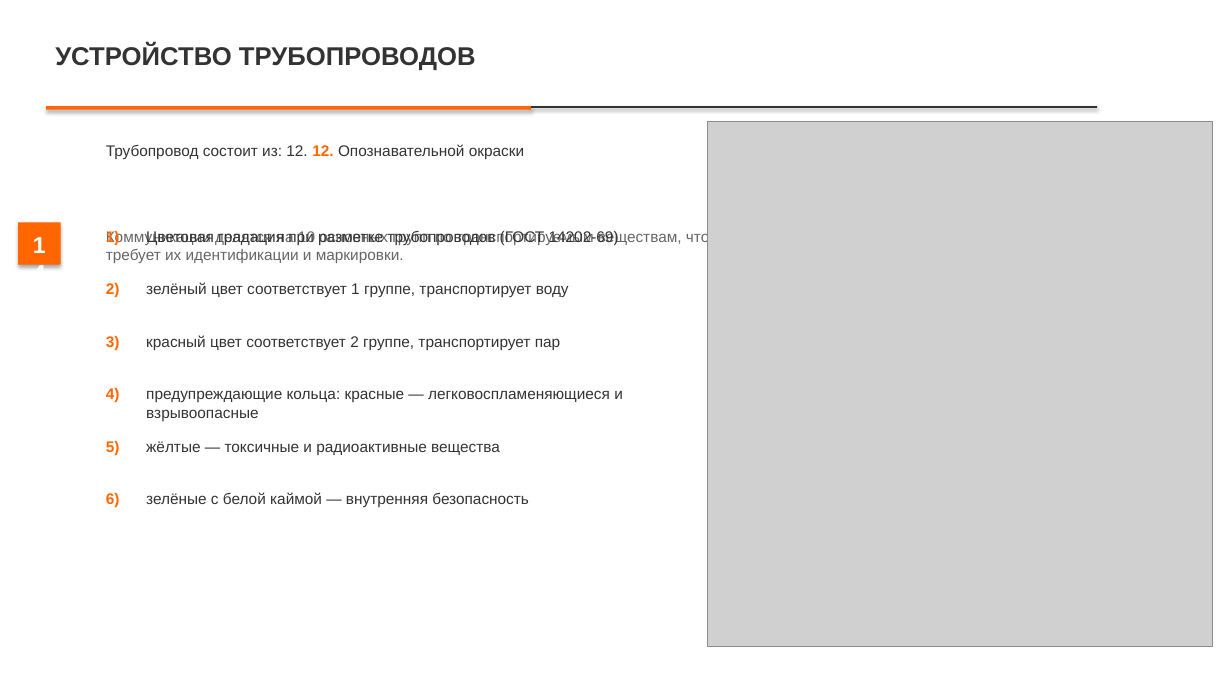
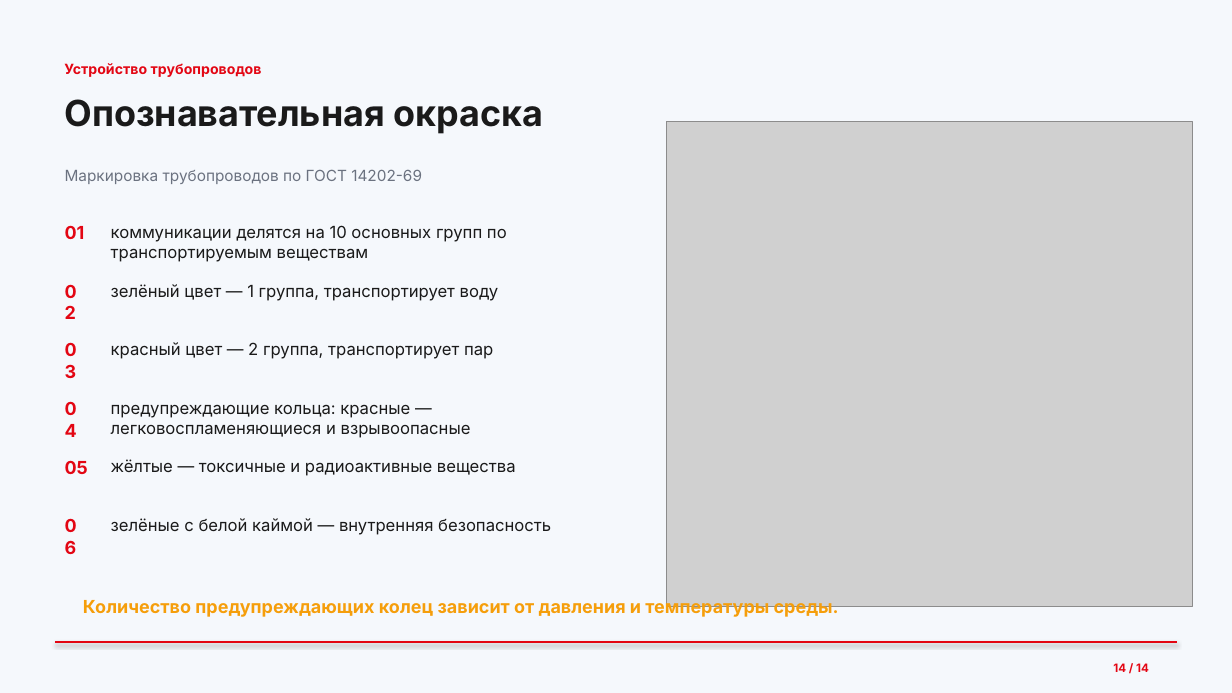
Before and after one commit to lysakalenushka-hash/-, a slide deck: slide 14 of Презентация_Трубопроводы.pptx. Drawn at 1232x693 pixels with LibreOffice and Linux fonts; fonts in the diff are those of the drawing; grey boxes stand for pictures. Boxes give left, top, right and bottom in pixels: in the first picture for what was removed or moved away, otherwise in the second. Text is boxed around its words. In the diff, an @@ line names an element or a change of style, - is before the commit and + after.

```diff
--- a/Презентация_Трубопроводы.pptx
+++ b/Презентация_Трубопроводы.pptx
@@ rectangle at (0, 0, 1232, 693): fill #FFFFFF to #F5F8FC @@
@@ text at (64, 63, 262, 77): text changed; size 20 to 11 pt; font Arial to Inter; text colour #333333 to #E30613 @@
-УСТРОЙСТВО ТРУБОПРОВОДОВ
+Устройство трубопроводов
@@ rectangle removed at (46, 106, 531, 110) @@
@@ text added at (64, 99, 543, 134), 28 pt, text #1A1A1A, bold @@
+Опознавательная окраска
@@ rectangle removed at (531, 106, 1097, 108) @@
@@ text removed at (106, 144, 524, 159) @@
-Трубопровод состоит из: 12. 12. Опознавательной окраски
@@ picture: place and size @@
-picture at (708, 121, 1214, 647)
+picture at (667, 121, 1193, 606)
@@ text at (65, 169, 422, 184): text changed; font Arial to Inter; text colour #333333 to #6B7280 @@
-Цветовая градация при разметке трубопроводов (ГОСТ 14202-69)
+Маркировка трубопроводов по ГОСТ 14202-69
@@ rectangle removed at (18, 223, 61, 265) @@
@@ text added at (65, 225, 85, 239), 14 pt, text #E30613, bold @@
+01
@@ text at (106, 229, 120, 245): text changed; size 12 to 14 pt; font Arial to Inter; text colour #FF6600 to #E30613 @@
-1)
+03
@@ text at (111, 225, 507, 262): text changed; size 12 to 13 pt; font Arial to Inter; text colour #666666 to #1A1A1A @@
-Коммуникации делятся на 10 основных групп по транспортируемым веществам, что требует их идентификации и маркировки.
+коммуникации делятся на 10 основных групп по транспортируемым веществам
@@ text added at (55, 276, 97, 304), 14 pt, text #E30613, bold @@
+02
@@ text removed at (106, 283, 120, 297) @@
-2)
@@ text at (111, 284, 499, 301): text changed; size 12 to 13 pt; font Arial to Inter; text colour #333333 to #1A1A1A @@
-зелёный цвет соответствует 1 группе, транспортирует воду
+зелёный цвет — 1 группа, транспортирует воду
@@ text removed at (106, 336, 120, 350) @@
-3)
@@ text at (111, 342, 493, 359): text changed; size 12 to 13 pt; font Arial to Inter; text colour #333333 to #1A1A1A @@
-красный цвет соответствует 2 группе, транспортирует пар
+красный цвет — 2 группа, транспортирует пар
@@ text removed at (106, 388, 120, 403) @@
-4)
@@ text added at (55, 393, 97, 421), 14 pt, text #E30613, bold @@
+04
@@ text "предупреждающие кольца: красные — легковоспламеняющиеся ...": place and size @@
-text "предупреждающие кольца: красные — легковоспламеняющиеся ..." at (146, 390, 623, 421)
+text "предупреждающие кольца: красные — легковоспламеняющиеся ..." at (111, 404, 471, 438)
@@ text removed at (106, 441, 120, 455) @@
-5)
@@ text added at (65, 460, 88, 474), 14 pt, text #E30613, bold @@
+05
@@ text "жёлтые — токсичные и радиоактивные ...": place and size @@
-text "жёлтые — токсичные и радиоактивные ..." at (146, 441, 500, 455)
+text "жёлтые — токсичные и радиоактивные ..." at (111, 459, 516, 476)
@@ text removed at (106, 493, 120, 507) @@
-6)
@@ text added at (55, 510, 97, 538), 14 pt, text #E30613, bold @@
+06
@@ size 12 to 13 pt, font Arial to Inter, text colour #333333 to #1A1A1A in 3 elements at (111, 404, 471, 438), (111, 459, 516, 476), (111, 518, 551, 535) @@
@@ text "зелёные с белой каймой — ...": place and size @@
-text "зелёные с белой каймой — ..." at (146, 492, 529, 507)
+text "зелёные с белой каймой — ..." at (111, 518, 551, 535)
@@ text added at (83, 598, 839, 618), 14 pt, text #F59E0B, bold @@
+Количество предупреждающих колец зависит от давления и температуры среды.
@@ line added from (55, 642) to (1177, 642), #E30613 1.5 pt @@
@@ text at (1113, 663, 1149, 672): text changed; size 18 to 9 pt; font Arial to Inter; text colour #FFFFFF to #E30613 @@
-14
+14 / 14
```
Also in this commit, not shown: 11 other slides changed, 2 slides added, 2 slides removed, 1 other file.
